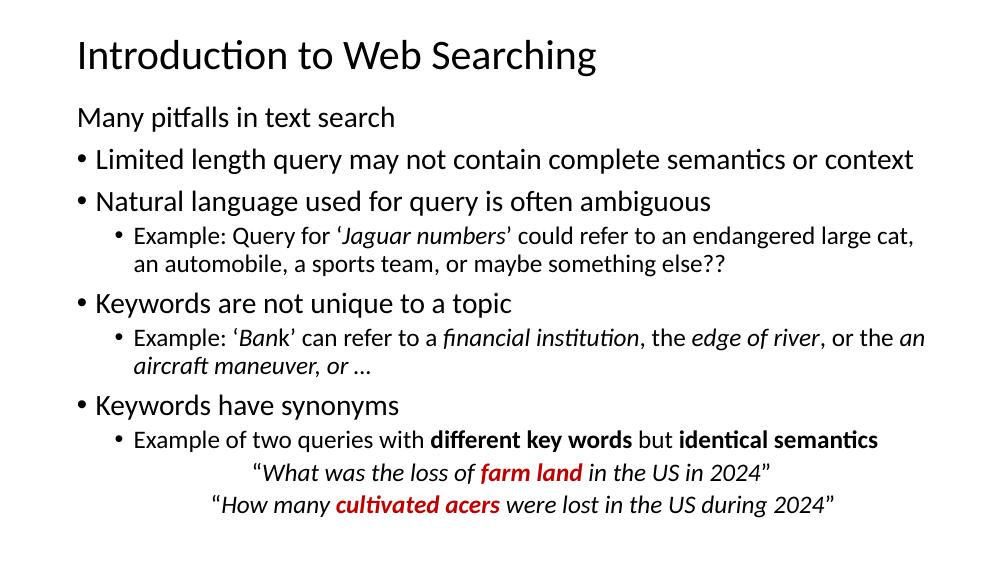
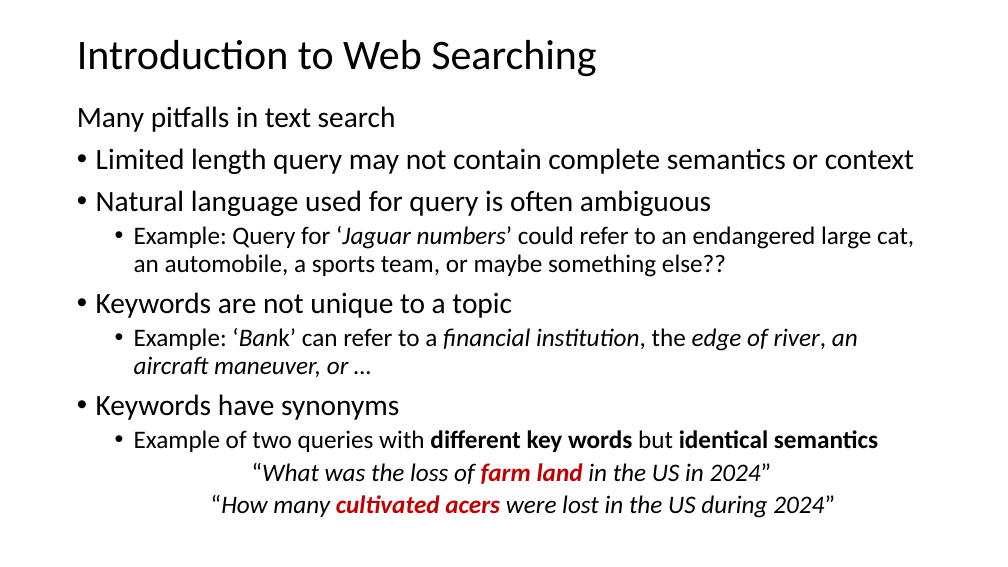
Before and after one commit to StephenElston/CSCI-E-108, a slide deck: slide 6 of slides/10_InformationRetrievalSearch.pptx. Drawn at 1008x567 pixels with LibreOffice and Linux fonts; fonts in the diff are those of the drawing. Boxes give left, top, right and bottom in pixels: in the first picture for what was removed or moved away, otherwise in the second. Text is boxed around its words. In the diff, an @@ line names an element or a change of style, - is before the commit and + after.

```diff
--- a/slides/10_InformationRetrievalSearch.pptx
+++ b/slides/10_InformationRetrievalSearch.pptx
@@ text at (134, 328, 858, 377): text changed @@
-  • Example: ‘Bank’ can refer to a financial institution, the edge of river, or the an aircraft maneuver, or …
+  • Example: ‘Bank’ can refer to a financial institution, the edge of river, an aircraft maneuver, or …
```
Also in this commit, not shown: 3 other slides changed.
